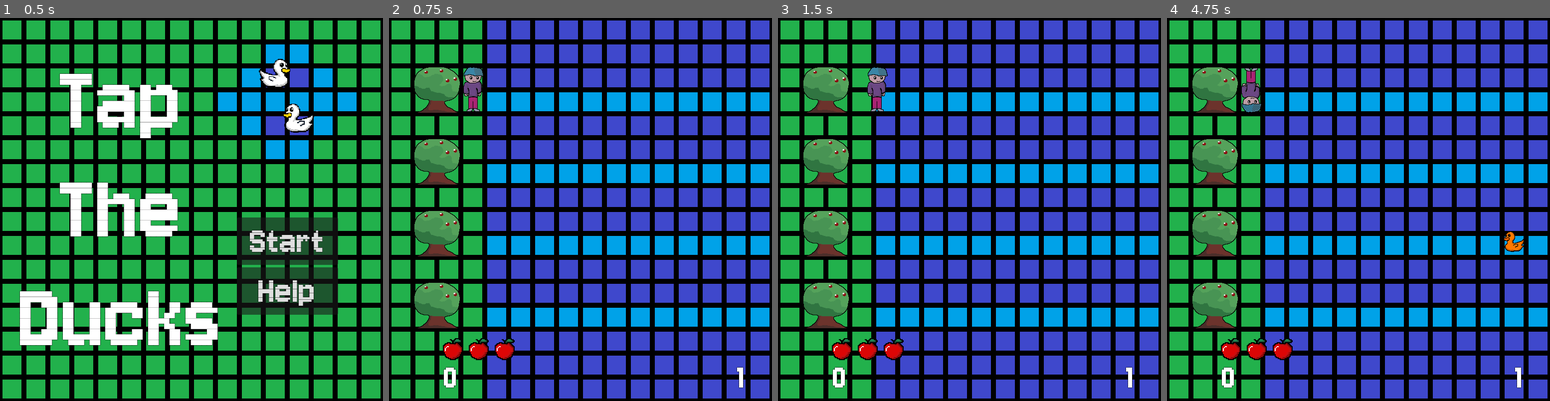
Above: before the commit, frames 1-4 (left to right).
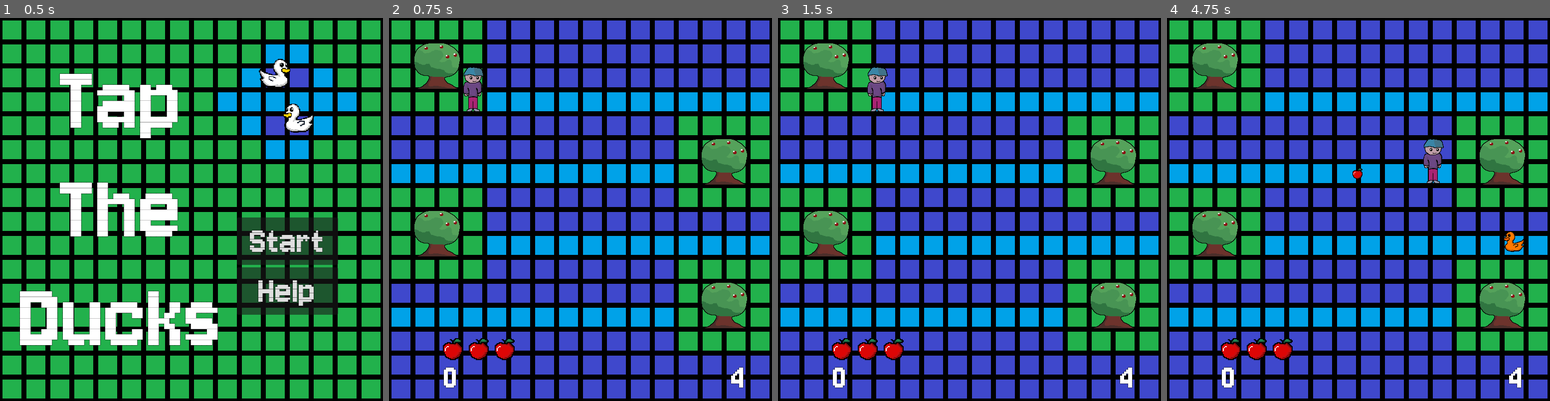
Above: after the commit, the same moments.

Repository: CamComDuck/TapTheDucks
Game: Godot game, scene res://title/title.tscn
The game is run twice, just before and just after one commit, with the same random seed, the same clock (stepped at 60 frames per second) and the same inputs.
Inputs:
- Up to frame 1 (0.5 s): no input
- Up to frame 2 (0.75 s): click "Start" at 0.5 s
- Up to frame 3 (1.5 s): tap Enter at 1.25 s; hold D (interact_right) from 1.28 s (still down)
- Up to frame 4 (4.75 s): release D (interact_right) at 2.03 s; hold S (move_down) 2.03-2.78 s; tap Space at 2.75 s; hold D (interact_right) 2.78-3.53 s; hold W (move_up) 3.53-4.28 s; tap Enter at 4.25 s; hold A (interact_left) from 4.28 s (still down)

Frame 1 is identical in both runs. In frame 2, 19% of the frame differs, in the area x 0-100%, y 6-100%; in frame 3, 19%; in frame 4, 19%.

Commit message:
Add switching lane direction functionality for fruits, ducks, and player input

Diff:
--- a/project/duck/duck.gd
+++ b/project/duck/duck.gd
@@ -2,18 +2,21 @@
 extends CharacterBody2D
 
 signal points_gained (points : int)
-signal eaten_fruit_spawned (fruit_position : Vector2)
+signal eaten_fruit_spawned (fruit_position : Vector2, lane_number : int)
 
 var _fruits_eaten := 0
 var _duck_type : DuckTypes = null
 var _tween : Tween = null
+
+var in_tree_left_lane : bool
+var lane_number : int
 
 @onready var move_timer := $MoveTimer as Timer
 @onready var base_duck_sprite := $BaseDuckSprite as AnimatedSprite2D
 
 func _ready() -> void:
 	base_duck_sprite.modulate = Color(_duck_type.color)
-	if not Counters.player_on_left:
+	if not in_tree_left_lane:
 		base_duck_sprite.flip_h = not base_duck_sprite.flip_h
 
 	if _duck_type.is_fast_type:
@@ -28,12 +31,12 @@
 		move_timer.stop()
 		velocity.x = 0
 
-	elif Counters.player_on_left:
+	elif in_tree_left_lane:
 		if _fruits_eaten == _duck_type.max_fruits or (base_duck_sprite.animation == "eating" and position.x < (Counters.grid_square_length * 14.5) - 4):
 			velocity.x = 15000 * delta
 			move_and_slide()
 
-	elif not Counters.player_on_left:
+	elif not in_tree_left_lane:
 		if _fruits_eaten == _duck_type.max_fruits or (base_duck_sprite.animation == "eating" and position.x > (Counters.grid_square_length * 1.5) + 4):
 			velocity.x = -15000 * delta
 			move_and_slide()
@@ -62,7 +65,7 @@
 func _on_move_timer_timeout() -> void:
 	var new_position : Vector2
 
-	if Counters.player_on_left:
+	if in_tree_left_lane:
 		new_position = Vector2(global_position.x - Counters.grid_square_length, global_position.y)
 	else:
 		new_position = Vector2(global_position.x + Counters.grid_square_length, global_position.y)
@@ -82,7 +85,7 @@
 		base_duck_sprite.play("default")
 
 		var fruit_position := Vector2(global_position.x, global_position.y + 7)
-		eaten_fruit_spawned.emit(fruit_position)
+		eaten_fruit_spawned.emit(fruit_position, lane_number)
 
 		if _fruits_eaten != _duck_type.max_fruits:
 			base_duck_sprite.flip_h = not base_duck_sprite.flip_h
--- a/project/fruit/fruit_eaten.gd
+++ b/project/fruit/fruit_eaten.gd
@@ -4,9 +4,11 @@
 signal life_lost
 signal points_gained (points : int)
 
+var in_tree_left_lane : bool
+
 func _physics_process(delta: float) -> void:
 	if not Counters.game_end:
-		if Counters.player_on_left:
+		if in_tree_left_lane:
 			global_position.x -= 150 * delta
 		else:
 			global_position.x += 150 * delta
--- a/project/fruit/fruit_whole.gd
+++ b/project/fruit/fruit_whole.gd
@@ -3,9 +3,11 @@
 
 signal life_lost
 
+var in_tree_left_lane : bool
+
 func _physics_process(delta: float) -> void:
 	if not Counters.game_end:
-		if Counters.player_on_left:
+		if in_tree_left_lane:
 			global_position.x += 150 * delta
 		else:
 			global_position.x -= 150 * delta
--- a/project/game_overlay/counters.gd
+++ b/project/game_overlay/counters.gd
@@ -2,5 +2,4 @@
 
 var lives := 3
 var game_end := false
-var player_on_left := true
 var grid_square_length := 48
--- a/project/level/level.gd
+++ b/project/level/level.gd
@@ -11,7 +11,7 @@
 var _duck_spawn_max_sec := 4
 
 var _current_points := 0
-var _current_round := 1
+var _current_round := 4
 var _round_max_ducks := 10
 var _round_current_ducks := 0
 var _ducks_finished := 0
@@ -125,7 +125,8 @@
 		await tween.finished
 		_allow_input = true
 
-	elif Counters.player_on_left:
+	elif _current_lanes_tree_left[_player_current_lane]:
+
 		if Input.is_action_pressed("interact_right") and player.position.x < Counters.grid_square_length * 14.5:
 			player.velocity.x = 150
 			player.move_and_slide()
@@ -144,12 +145,13 @@
 			await player.animation_finished
 
 			var new_fruit_whole := fruit_whole.instantiate() as FruitWhole
+			new_fruit_whole.in_tree_left_lane = _current_lanes_tree_left[_player_current_lane]
 			add_child.call_deferred(new_fruit_whole)
 			new_fruit_whole.global_position.x = _player_positions[_player_current_lane].global_position.x + Counters.grid_square_length
 			new_fruit_whole.global_position.y = _player_positions[_player_current_lane].global_position.y + (Counters.grid_square_length / 2.0)
 			_allow_input = true
 
-	elif not Counters.player_on_left:
+	elif not _current_lanes_tree_left[_player_current_lane]:
 
 		if Input.is_action_pressed("interact_left") and player.position.x > Counters.grid_square_length * 1.5:
 			player.velocity.x = -150
@@ -169,6 +171,7 @@
 			await player.animation_finished
 
 			var new_fruit_whole := fruit_whole.instantiate() as FruitWhole
+			new_fruit_whole.in_tree_left_lane = _current_lanes_tree_left[_player_current_lane]
 			add_child.call_deferred(new_fruit_whole)
 			new_fruit_whole.global_position.x = _player_positions[_player_current_lane].global_position.x - Counters.grid_square_length
 			new_fruit_whole.global_position.y = _player_positions[_player_current_lane].global_position.y + (Counters.grid_square_length / 2.0)
@@ -197,6 +200,8 @@
 		# Spawn Angry Duck
 		new_duck.load_type(duck_angry)
 
+	new_duck.in_tree_left_lane = _current_lanes_tree_left[new_duck_lane]
+	new_duck.lane_number = new_duck_lane
 	add_child.call_deferred(new_duck)
 	new_duck.global_position = _duck_positions[new_duck_lane].global_position
 
@@ -220,8 +225,9 @@
 	game_overlay.update_points_label(_current_points)
 
 
-func _on_eaten_fruit_spawned(fruit_position : Vector2) -> void:
+func _on_eaten_fruit_spawned(fruit_position : Vector2, current_lane : int) -> void:
 	var new_eaten_fruit := eaten_fruit.instantiate() as FruitEaten
+	new_eaten_fruit.in_tree_left_lane = _current_lanes_tree_left[current_lane]
 	add_child.call_deferred(new_eaten_fruit)
 	new_eaten_fruit.global_position = fruit_position
 
